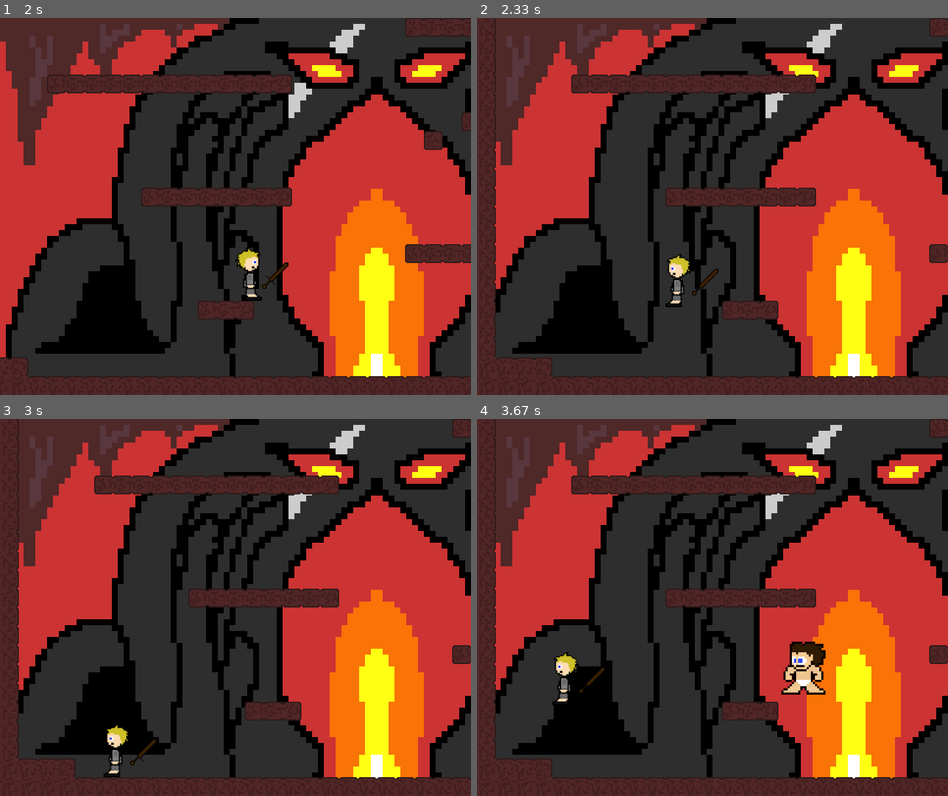
Above: before the commit, frames 1-4 (two rows, left to right).
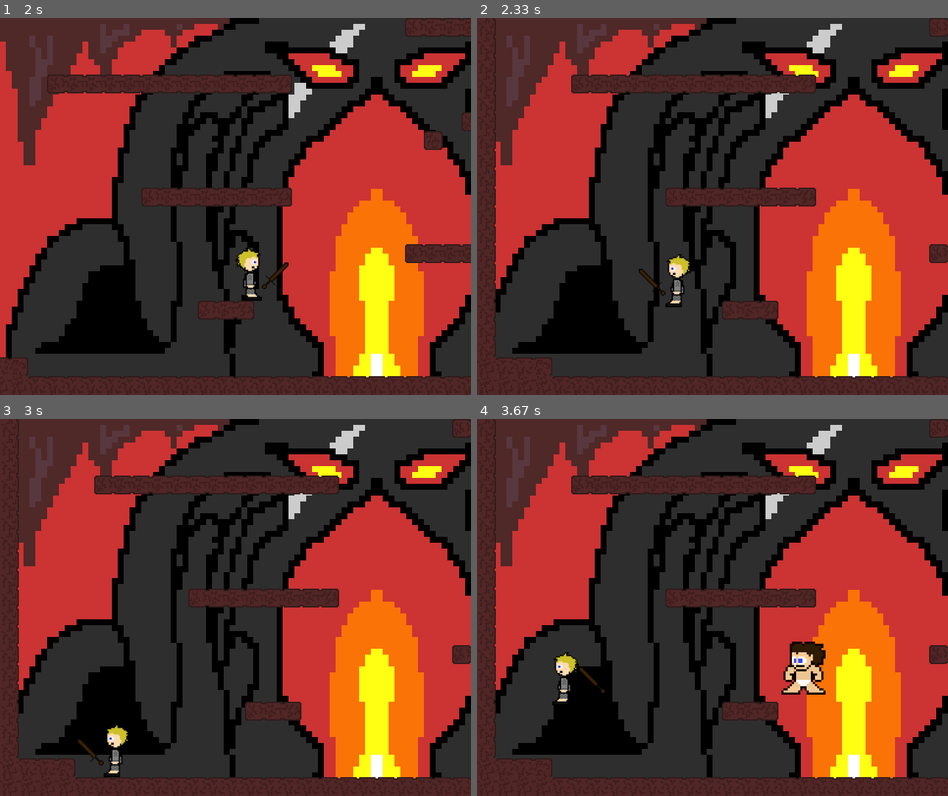
Above: after the commit, the same moments.

Repository: nerokiryu/hugo_boss
Game: pygame game, started from hugoboss.py
Same seed, same stepped clock (60 frames per second), same inputs: the game is played once before the commit and once after it. The source is Python 2; it was converted automatically to run under Python 3.
Inputs (mouse positions are in pixels of both pictures, inside the frame that each line leads up to):
- Up to frame 1 (2 s): tap Enter at 0.33 s; hold Right 0.67-1.13 s; move the mouse to (216, 225) at 0.7 s; hold Up 1.17-1.47 s; hold Right 1.5-1.97 s
- Up to frame 2 (2.33 s): hold Left from 2 s (still down)
- Up to frame 3 (3 s): release Left at 2.53 s; hold Down 2.57-2.87 s; hold Left from 2.9 s (still down)
- Up to frame 4 (3.67 s): release Left at 3.3 s; hold Up from 3.33 s (still down)

Frame 1 is identical in both runs. In frame 2, 0.2% of the frame differs, in the area x 34-52%, y 66-74%; in frame 3, 0.1%; in frame 4, less than 0.1%.

Commit message:
Epee se tourne

Diff:
--- a/jeu/jeu.py
+++ b/jeu/jeu.py
@@ -15,7 +15,8 @@
 img_heror="graphics/character/hero/heror.png"
 img_herol="graphics/character/hero/herol.png"
 img_bossf="graphics/character/boss/boss1/boss1l.png"
-img_sword="graphics/arme/sword/woodsword.png"
+img_swordr="graphics/arme/sword/woodsword.png"
+img_swordl="graphics/arme/sword/woodswordl.png"
 # Gestion des images #
 
 WIN_WIDTH = 800
@@ -382,7 +383,7 @@
         Entity.__init__(self)
         self.xvel = x+10
         self.yvel = y+10
-        self.image = pygame.image.load(img_sword)
+        self.image = pygame.image.load(img_swordr)
         (hauteur, largeur) = self.image.get_size()
         self.rect = Rect(x, y, hauteur, largeur)
         self.onGround = False
@@ -395,6 +396,16 @@
         self.rect.top = player.rect.top+25
         self.rect.left = player.rect.left+45
         self.hitbox(0, self.yvel, boss, screen)
+        if left:
+            self.xvel = -8
+            self.image = pygame.image.load(img_swordl)
+            self.rect.top = player.rect.top+25
+            self.rect.left = player.rect.left-45
+        if right:
+            self.xvel = 8
+            self.image = pygame.image.load(img_swordr)
+            self.rect.top = player.rect.top+25
+            self.rect.left = player.rect.left+45
 
     def hitbox(self, xvel, yvel, boss, screen):
         if pygame.sprite.collide_rect(self, boss):
Not shown, changed: GetEvent.pyc
